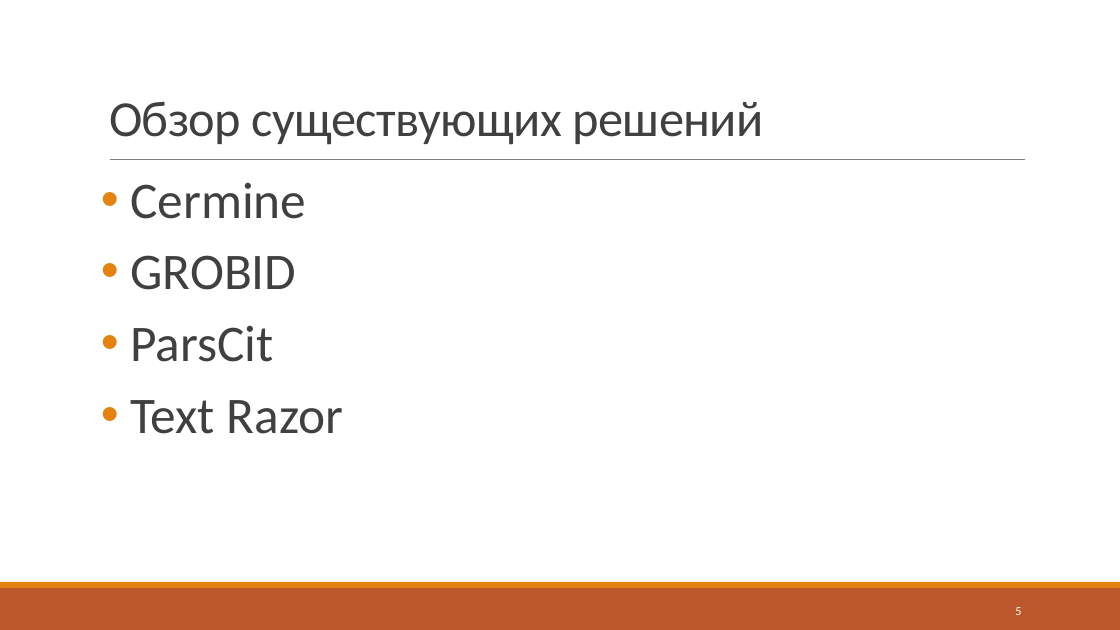
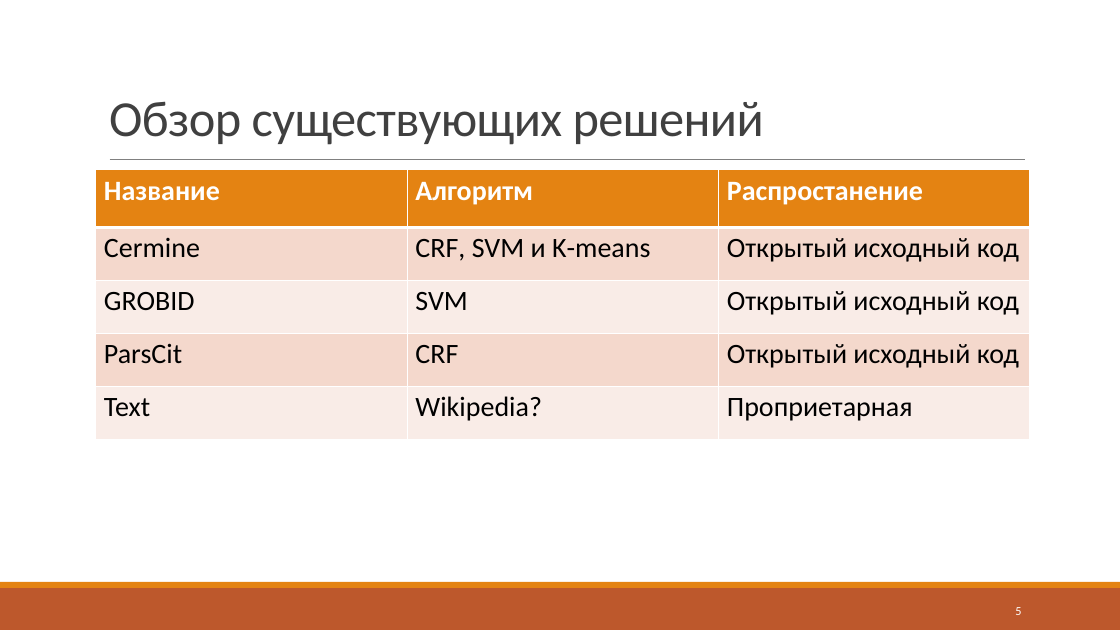
Before and after one commit to J-CITY/METADATA-EXTRACTOR, a slide deck: slide 5 of report.pptx. Drawn at 1120x630 pixels with LibreOffice and Linux fonts; fonts in the diff are those of the drawing. Boxes give left, top, right and bottom in pixels: in the first picture for what was removed or moved away, otherwise in the second. Text is boxed around its words. In the diff, an @@ line names an element or a change of style, - is before the commit and + after.

```diff
--- a/report.pptx
+++ b/report.pptx
@@ table added at (x1=96, y1=170, x2=1031, y2=439), 5 rows, 3 columns @@
+Название | Алгоритм | Распростанение
+Cermine | CRF, SVM и K-means | Открытый исходный код
+GROBID | SVM | Открытый исходный код
+ParsCit | CRF | Открытый исходный код
+Text | Wikipedia? | Проприетарная
@@ text removed at (x1=130, y1=182, x2=344, y2=434) @@
-• Cermine
-• GROBID
-• ParsCit
-• Text Razor
```
Also in this commit, not shown: 6 other slides changed, 1 slide added, 2 other files.
